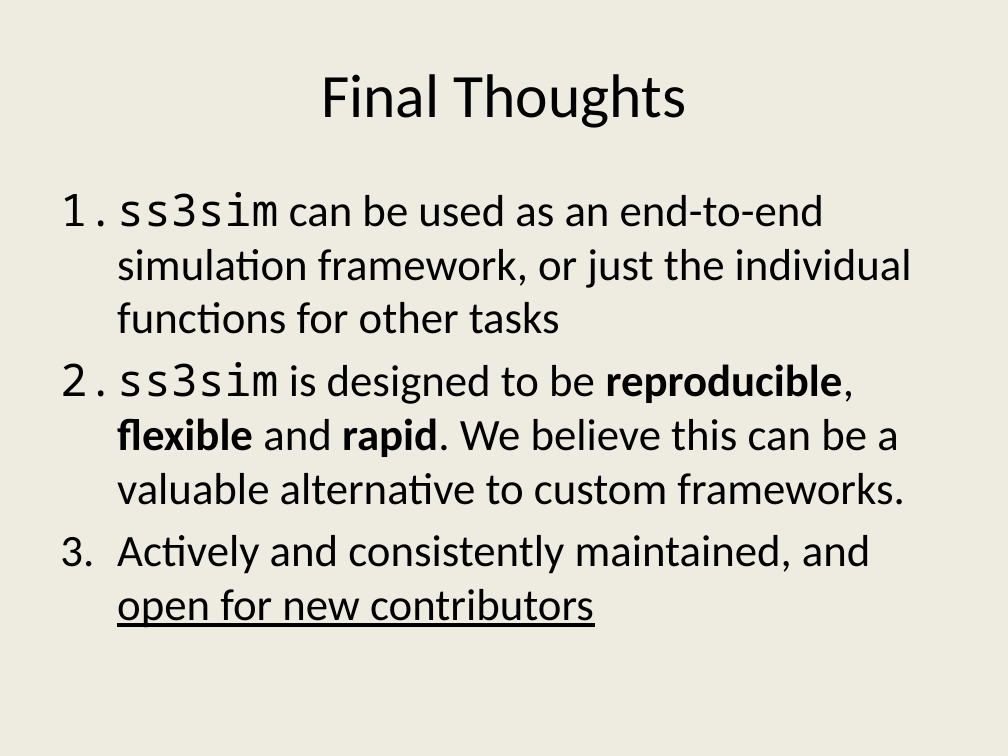
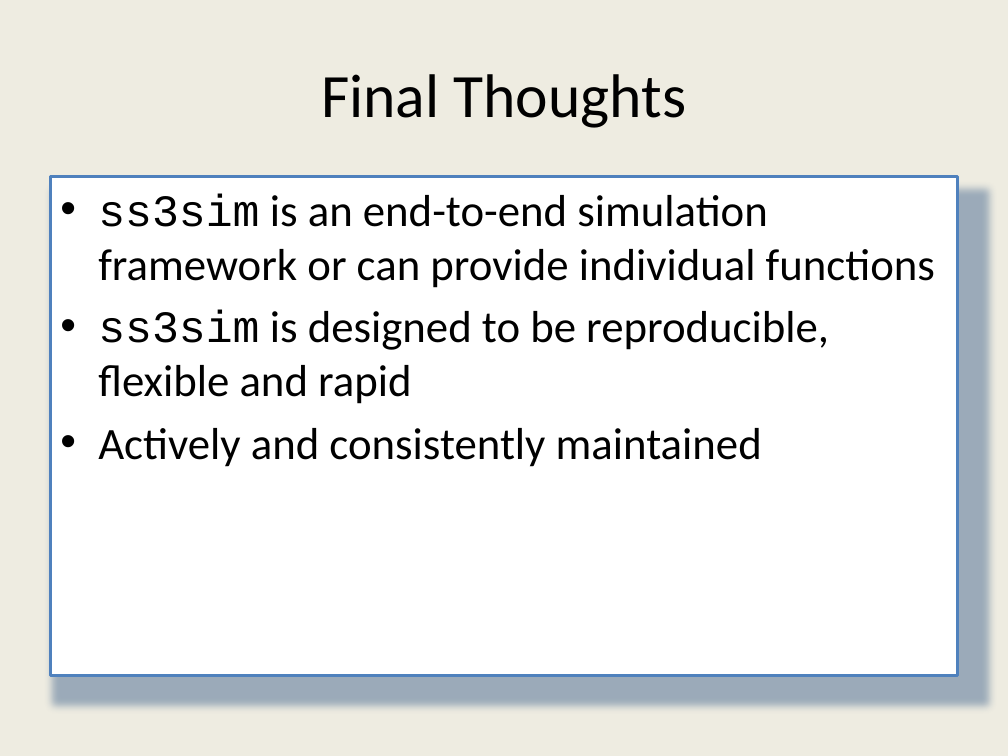
Before and after one commit to ss3sim/workshop, a slide deck: slide 33 of ss3sim_workshop.pptx (slide 30 before the commit). Drawn at 1008x756 pixels with LibreOffice and Linux fonts; fonts in the diff are those of the drawing. Boxes give left, top, right and bottom in pixels: in the first picture for what was removed or moved away, otherwise in the second. Text is boxed around its words. In the diff, an @@ line names an element or a change of style, - is before the commit and + after.

```diff
--- a/ss3sim_workshop.pptx
+++ b/ss3sim_workshop.pptx
@@ text "ss3sim is an end-to-end simulation ...": place and size @@
-text "ss3sim is an end-to-end simulation ..." at [60,192,912,628]
+text "ss3sim is an end-to-end simulation ..." at [50,176,958,675]
@@ text "ss3sim is an end-to-end simulation ..." at [50,176,958,675]: fill none to #FFFFFF; outline none to #4F81BD 2 pt; shadow on @@
@@ text at [98,194,935,467]: text changed @@
-1. ss3sim can be used as an end-to-end simulation framework, or just the individual functions for other tasks
-2. ss3sim is designed to be reproducible, flexible and rapid. We believe this can be a valuable alternative to custom frameworks.
-3. Actively and consistently maintained, and open for new contributors
+• ss3sim is an end-to-end simulation framework or can provide individual functions
+• ss3sim is designed to be reproducible, flexible and rapid
+• Actively and consistently maintained
```
Also in this commit, not shown: 25 other slides changed, 5 slides added, 2 slides removed.
